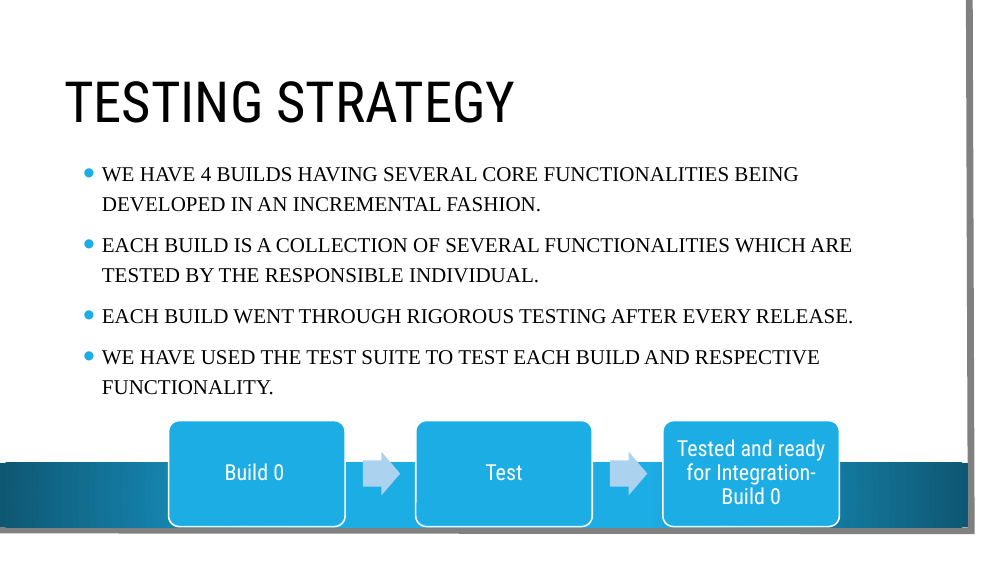
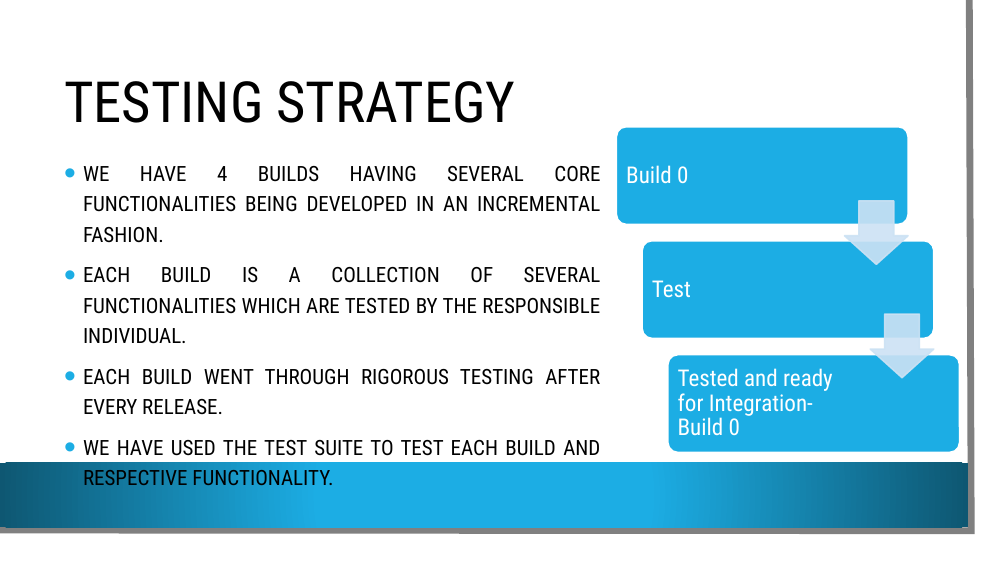
Before and after one commit to VamsiDevalla/Student-Attendance-Tracking, a slide deck: slide 11 of final ppt.pptx (slide 12 before the commit). Drawn at 1008x567 pixels with LibreOffice and Linux fonts; fonts in the diff are those of the drawing; background and template pictures are left out. Boxes give left, top, right and bottom in pixels: in the first picture for what was removed or moved away, otherwise in the second. Text is boxed around its words. In the diff, an @@ line names an element or a change of style, - is before the commit and + after.

```diff
--- a/final ppt.pptx
+++ b/final ppt.pptx
@@ text "Build 0": place and size @@
-text "Build 0" at [225, 463, 284, 481]
+text "Build 0" at [626, 165, 688, 184]
@@ text "WE HAVE 4 BUILDS HAVING ...": place and size @@
-text "WE HAVE 4 BUILDS HAVING ..." at [102, 167, 853, 395]
+text "WE HAVE 4 BUILDS HAVING ..." at [83, 166, 601, 486]
@@ text "WE HAVE 4 BUILDS HAVING ..." at [83, 166, 601, 486]: font Times New Roman to Roboto Condensed; alignment left to justified @@
@@ size 21 to 22 pt; alignment centre to left in 3 elements at [678, 368, 833, 436], [626, 165, 688, 184], [652, 280, 691, 298] @@
@@ text "Test": place and size @@
-text "Test" at [485, 464, 522, 480]
+text "Test" at [652, 280, 691, 298]
@@ group added at [616, 127, 934, 378]: 2 rounded rectangles, 2 down arrows @@
@@ rounded rectangle: place and size @@
-rounded rectangle at [663, 420, 840, 526]
+rounded rectangle at [668, 355, 960, 452]
@@ text "Tested and ready for Integration- ...": place and size @@
-text "Tested and ready for Integration- ..." at [677, 439, 826, 505]
+text "Tested and ready for Integration- ..." at [678, 368, 833, 436]
@@ group removed at [169, 420, 648, 526]: 2 rounded rectangles, 2 right arrows @@
```
Also in this commit, not shown: 4 other slides changed, 2 slides added, 1 slide removed.
